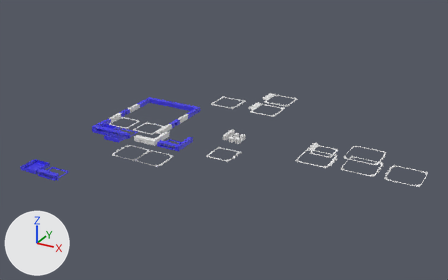
Two versions of the Blender file Anycubic_Liftup_Frame/anycubic-i3-liftup.blend, one commit apart.
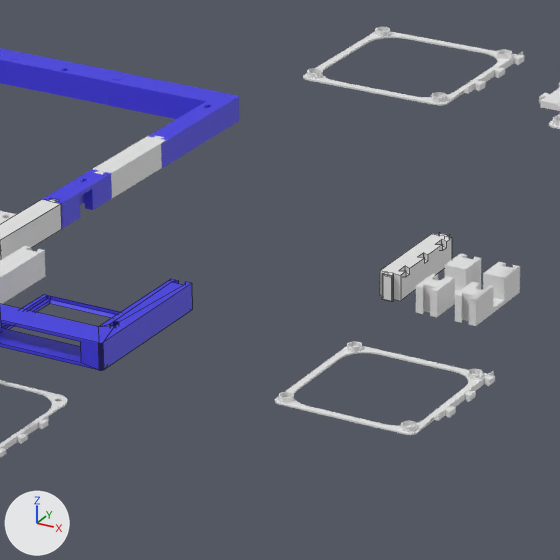
The first picture shows the older version from a 50 mm camera at (144.4, -196.8, 97.2) aimed at (44.5, -15.3, 6.4). The close-ups show both versions on the part from 36% to 56% of the width and 33% to 65% of the height of that picture; other places that the commit changed are outside them. Every picture has the same lights, and +X, +Y and +Z are marked at lower left. The close-ups show mesh edges as thin lines.

Before the edit, the objects in view are built like this:
```python
me_cube_000 = bpy.data.meshes.new('Cube.000')
me_cube_000.from_pydata(...)  # 142 vertices, 76 faces; spans x -0.77..0.73, y -2.89..3.03, z 0.1..1.9
me_cube_000.materials.append(mat_material_004)  # blue #4039e7
me_cube_009 = bpy.data.meshes.new('Cube.009')
me_cube_009.from_pydata(...)  # 108 vertices, 57 faces; spans x -6.42..3.09, y -6.41..3.95, z -1.82..-0.02
me_cube_009.materials.append(mat_material_004)  # blue #4039e7
me_side_92mm_fan_mainboard_002 = bpy.data.meshes.new('Side-92Mm-Fan-Mainboard.002')
me_side_92mm_fan_mainboard_002.from_pydata(...)  # 502 vertices, 264 faces; spans x -9.51..0.0, y 1.29..11.65, z -0.05..1.75
ob_corner_sd = bpy.data.objects.new('Corner-SD', me_side_92mm_fan_mainboard_002)
ob_corner_sd.location = (16.86, -21.29, 0.05)
ob_corner_sd.rotation_euler = (0.0, 6.283, 0.0)  # degrees (0, 360, 0)
ob_edge_back_left_003 = bpy.data.objects.new('edge-back-left.003', me_cube_009)
ob_edge_back_left_003.location = (10.43, 16.05, 1.8)
ob_edge_back_left_003.rotation_euler = (-3.142, -3.142, 3.142)  # degrees (-180, -180, 180)
ob_middle_right = bpy.data.objects.new('middle-right', me_cube_000)
ob_middle_right.location = (12.83, 0.42, 1.95)
ob_middle_right.rotation_euler = (3.142, 0.0, 0.0)  # degrees (180, 0, 0)
# also in view: 'center-back' at (0.0, 19.0, 0.9); 'left92' at (42.2, -7.4, 18.0); 'Middle' at (41.5, 0.8, 0.3); 'Side.002' at (12.7, -6.1, 0.9); 'Side-92Mm-Fan-Mainboard.002' at (6.2, -5.6, -13.9)
```
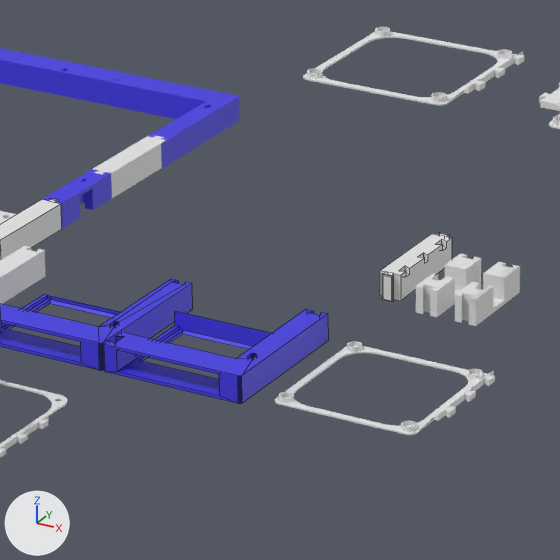
Boxes (x1, y1, x2, y2) around the edits, measured in the close-ups (560 x 560 px):
'edge.left-top.002', added (blue): after (104, 309, 328, 404)

The change, as a list of edits to the scene's bpy script:
```text
Add me_cube_002:
    me_cube_002.from_pydata(...)  # 134 vertices, 70 faces; spans x -2.71..6.79, y 4.22..14.58, z -2.71..-0.91
    me_cube_002.materials.append(mat_material_004)  # blue #4039e7
Add ob_edge_left_top_002:
    ob_edge_left_top_002 = bpy.data.objects.new('edge.left-top.002', me_cube_002)
    ob_edge_left_top_002.location = (34.69, -5.42, -0.91)
    ob_edge_left_top_002.rotation_euler = (3.142, 6.283, 0.0)  # degrees (180, 360, 0)
    ob_edge_left_top_002.scale = (-1.0, 1.0, 1.0)
```
